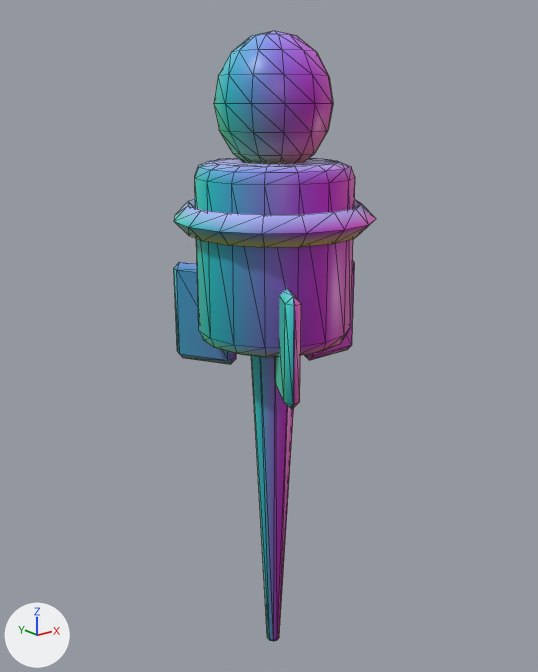
One commit to the glTF model game/assets/models/props/gad_beacon.glb: the scene before it, then after it.
The view is the same before and after, from a 50 mm camera at (-0.1306, -0.161, 0.1702) aimed at (0.0024, 0.0052, 0.1037). Arrows for +X, +Y and +Z are at lower left; the lights stay in place. The picture after the commit comes second. Mesh edges are drawn as thin lines. Where no turn or scale is listed for an object, it has been applied to the vertices. Vertices at exactly the same position are counted once.

Names of what the first picture shows: 'beacon'.
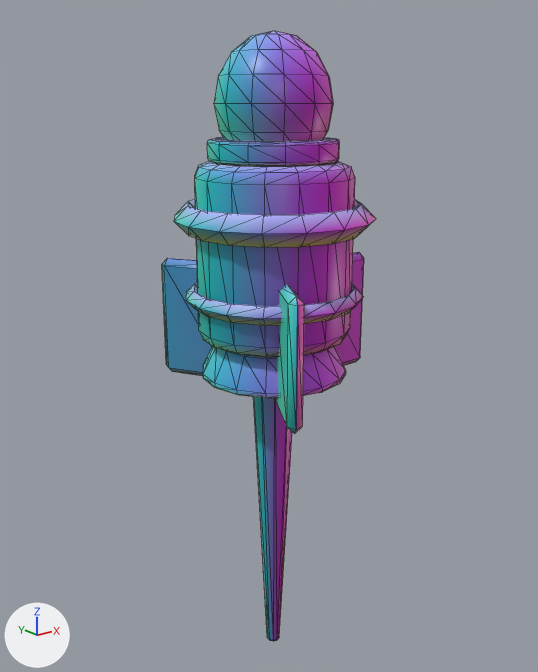
Location of each change, [x1, y1, x2, y2] in pixels of the pictures (538 x 672 px; the box of a moved part takes in the faces that stretch with it):
```json
{"object": "beacon", "change": "reshaped", "before": [174, 30, 376, 641], "after": [162, 30, 376, 641]}
{"part": 1, "of": "me_beacon", "change": "moved or reshaped", "before": [305, 261, 354, 360], "after": [335, 252, 364, 365]}
{"part": 2, "of": "me_beacon", "change": "moved or reshaped", "before": [174, 262, 236, 364], "after": [162, 258, 212, 376]}
{"part": 3, "of": "me_beacon", "change": "moved or reshaped", "before": [275, 288, 301, 409], "after": [275, 284, 304, 434]}
{"part": 4, "of": "me_beacon", "change": "added", "after": [203, 346, 346, 398]}
{"part": 5, "of": "me_beacon", "change": "added", "after": [186, 282, 364, 325]}
{"part": 6, "of": "me_beacon", "change": "built on", "before": [199, 158, 339, 173], "after": [199, 137, 340, 173]}
```

Scene script edits in JSON lines:
```json
{"op": "add", "block": "mat_m_flat", "code": ["mat_m_flat = bpy.data.materials.new('M_flat')", "mat_m_flat.use_nodes = True; mat_m_flat.node_tree.nodes.clear()", "_N = mat_m_flat.node_tree.nodes; _L = mat_m_flat.node_tree.links", "n0 = _N.new('ShaderNodeBsdfPrincipled'); n0.name = 'Principled BSDF'", "n0.inputs[2].default_value = 0.4  # 'Roughness'", "n1 = _N.new('ShaderNodeOutputMaterial'); n1.name = 'Material Output'", "n2 = _N.new('ShaderNodeVertexColor'); n2.name = 'Color Attribute'", "_L.new(n0.outputs[0], n1.inputs[0])  # 'BSDF' to 'Surface'", "_L.new(n2.outputs[0], n0.inputs[0])  # 'Color' to 'Base Color'"]}
{"block": "me_beacon", "where": "# used by ob_beacon; location = (0.0, 0.0, 0.0)"}
{"op": "remove", "block": "me_beacon", "code": "me_beacon.from_pydata(...)  # 378 vertices, 732 faces; spans x -0.028..0.032, y -0.028..0.028, z 0.0..0.188"}
{"op": "add", "block": "me_beacon", "code": "me_beacon.from_pydata(...)  # 642 vertices, 1244 faces; spans x -0.028..0.036, y -0.031..0.031, z 0.0..0.188"}
{"block": "me_beacon", "change": "me_beacon part 1: the loose piece of 24 vertices spanning x 0.012..0.032, y -0.002..0.002, z 0.095..0.125 is scaled about its middle by (1.23, 1, 1.22), then moved by (0.002, 0.0, -0.002)"}
{"block": "me_beacon", "change": "me_beacon part 2: the loose piece of 24 vertices spanning x -0.017..-0.005, y 0.01..0.028, z 0.095..0.125 is scaled about its middle by (1.22, 1.23, 1.22), then moved by (-0.001, 0.002, -0.002)"}
{"block": "me_beacon", "change": "me_beacon part 3: the loose piece of 24 vertices spanning x -0.017..-0.005, y -0.028..-0.01, z 0.095..0.125 is scaled about its middle by (1.22, 1.23, 1.22), then moved by (-0.001, -0.002, -0.002)"}
{"block": "me_beacon", "change": "me_beacon part 4: a new loose piece of 96 vertices spanning x -0.021..0.021, y -0.021..0.021, z 0.094..0.106, in mat_m_metal"}
{"block": "me_beacon", "change": "me_beacon part 5: a new loose piece of 64 vertices spanning x -0.025..0.025, y -0.025..0.025, z 0.116..0.12, in mat_m_metal"}
{"block": "me_beacon", "change": "me_beacon part 6"}
{"block": "me_beacon", "change": "24 faces are deleted"}
{"block": "me_beacon", "change": "58 vertices are added at x -0.018..0.018, y -0.018..0.018, z 0.155..0.161"}
{"block": "me_beacon", "change": "8 new vertices lie (0.007, 0.007, 0.0) away from vertices in x -0.016..0.009, y -0.016..0.009, z 0.155..0.161"}
{"block": "me_beacon", "change": "6 new vertices lie (0.007, -0.007, 0.0) away from vertices in x -0.016..0.008, y -0.009..0.015, z 0.155..0.161"}
{"block": "me_beacon", "change": "140 new faces join them, mat_m_metal"}
{"block": "me_beacon", "change": "24 new faces join them, mat_m_toon_base"}
{"block": "me_beacon", "change": "other edits to the shape of me_beacon do not show in these pictures"}
{"op": "add", "block": "me_beacon", "code": "me_beacon.materials.append(mat_m_flat)"}
```
